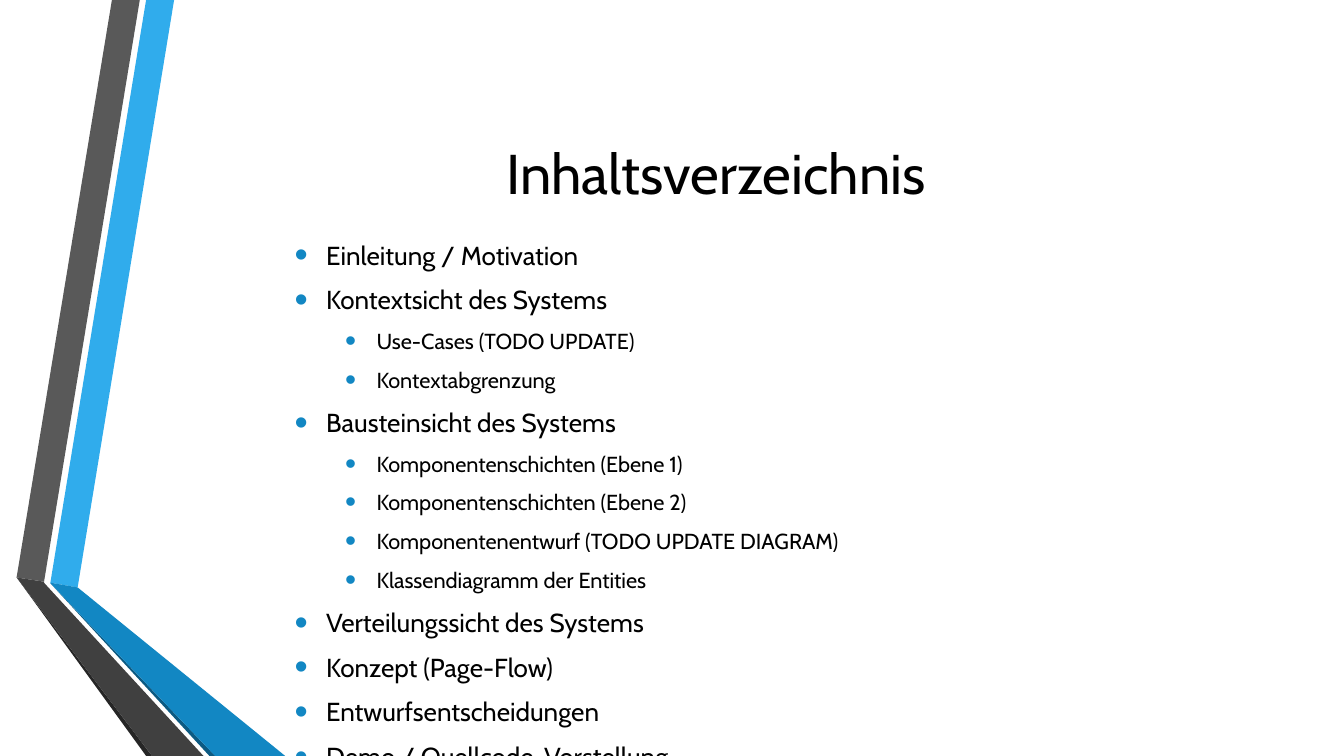
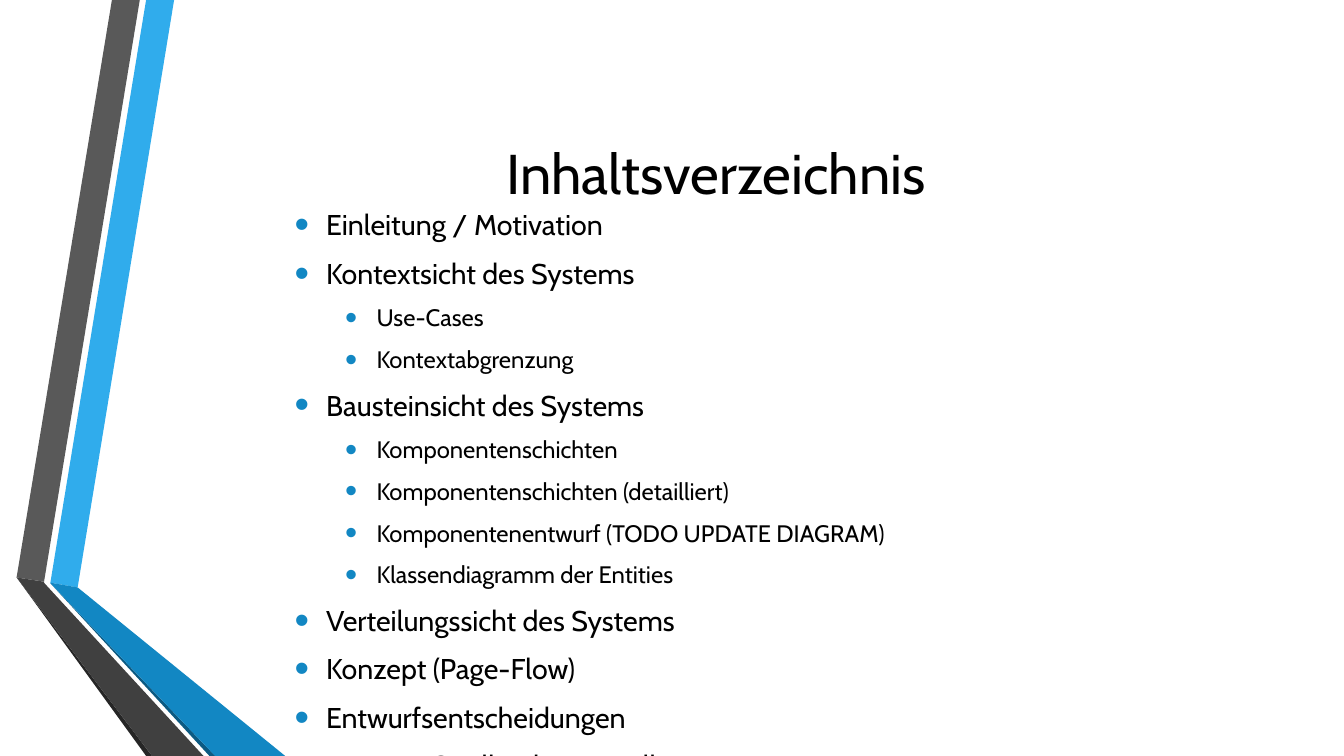
Before and after one commit to autarchprinceps/Conference-System, a slide deck: slide 2 of Präsentation/Präsentation.pptx. Drawn at 1344x756 pixels with LibreOffice and Linux fonts; fonts in the diff are those of the drawing; background and template pictures are left out. Boxes give left, top, right and bottom in pixels: in the first picture for what was removed or moved away, otherwise in the second. Text is boxed around its words. In the diff, an @@ line names an element or a change of style, - is before the commit and + after.

Commit message:
usecase diagramm eingefuegt

```diff
--- a/Präsentation/Präsentation.pptx
+++ b/Präsentation/Präsentation.pptx
@@ text "Einleitung / Motivation": place and size @@
-text "Einleitung / Motivation" at (326, 245, 838, 728)
+text "Einleitung / Motivation" at (326, 213, 884, 735)
@@ text at (326, 213, 884, 735): size 18.6 to 20.4 pt in "Einleitung / Motivation", "Kontextsicht des Systems", "Bausteinsicht des Systems", "Verteilungssicht des Systems" and 3 more places; size 15.5 to 17 pt in "Kontextabgrenzung", "Komponentenentwurf (TODO UPDATE DIAGRAM)", "Klassendiagramm der Entities" @@
@@ text at (377, 309, 484, 327): text changed; size 15.5 to 17 pt @@
-  • Use-Cases (TODO UPDATE)
+  • Use-Cases
@@ text at (377, 440, 729, 506): text changed; size 15.5 to 17 pt @@
-  • Komponentenschichten (Ebene 1)
-  • Komponentenschichten (Ebene 2)
+  • Komponentenschichten
+  • Komponentenschichten (detailliert)
```
Also in this commit, not shown: 5 other slides changed, 2 other files.
